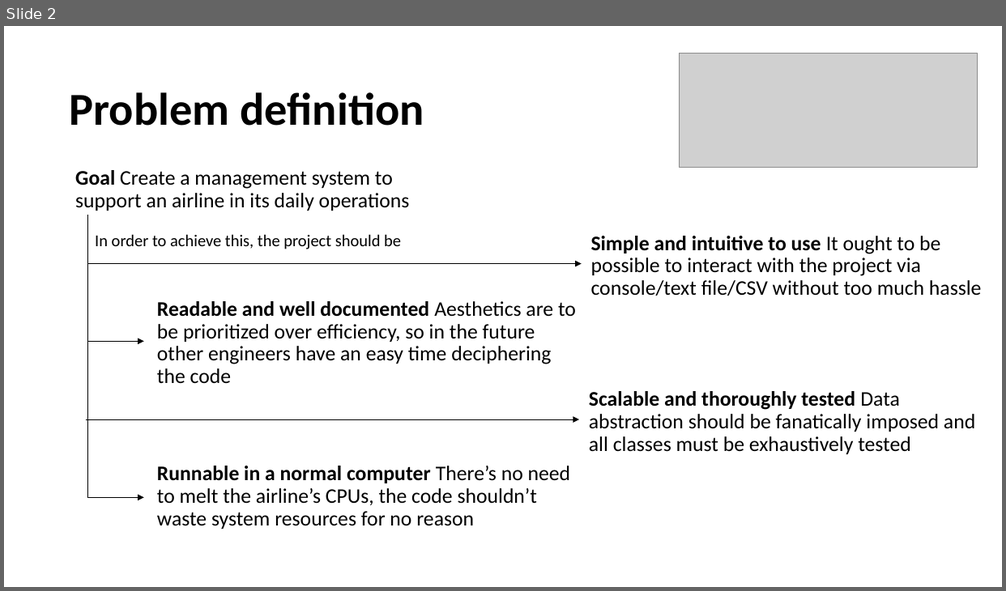
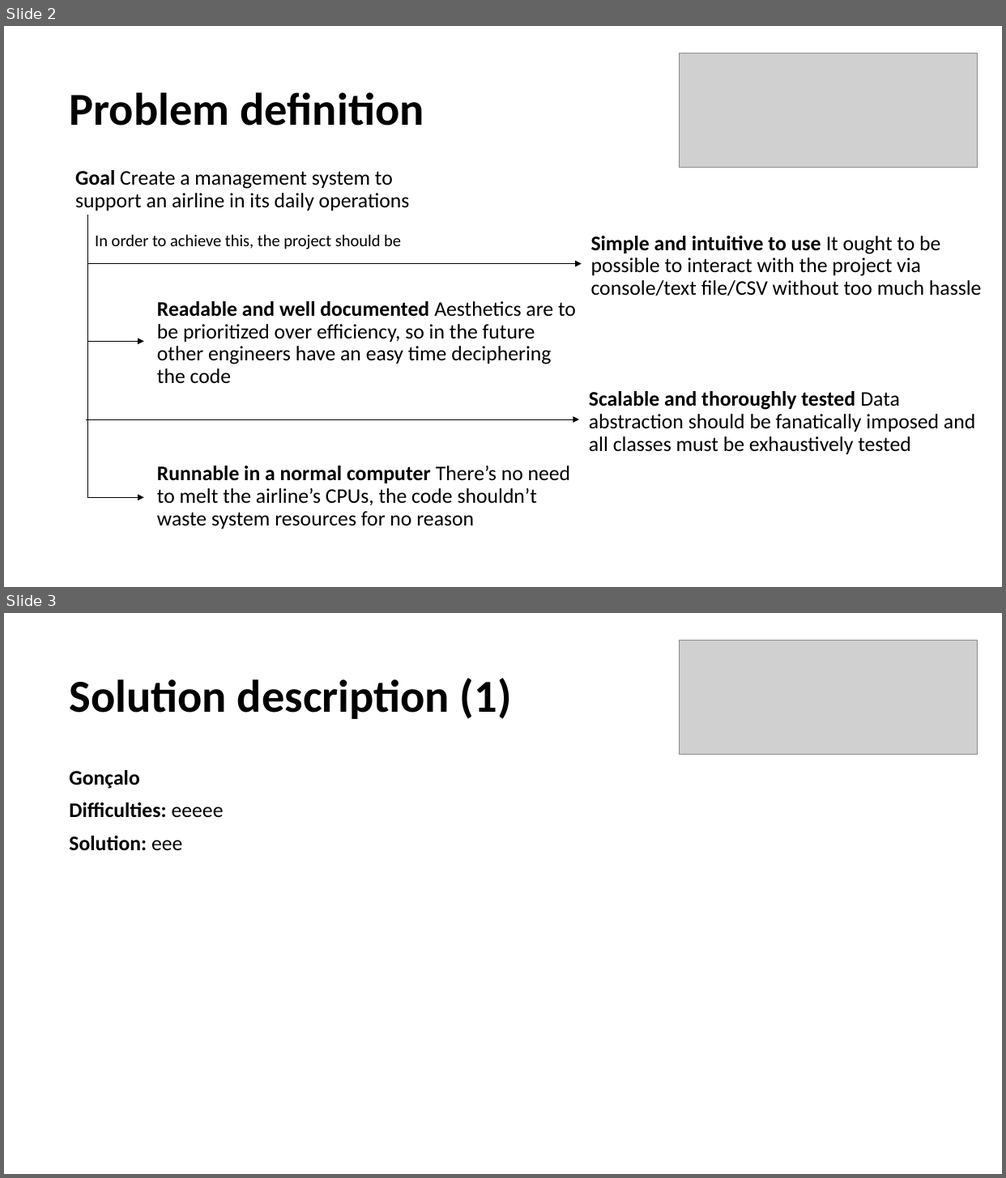
Before and after one commit to gpe0/AED-1, a slide deck: Airline Information Management.pptx. Shown one above the other, each under a label of ours: slide 2 before the commit, slides 2 and 3 after it. The pictures are 1006x591 and 1006x1178 pixels, drawn with LibreOffice and Linux fonts; fonts in the diff are those of the drawing; grey boxes stand for pictures. Boxes give left, top, right and bottom in pixels: in the first picture for what was removed or moved away, otherwise in the second. Text is boxed around its words. In the diff, an @@ line names an element or a change of style, - is before the commit and + after.

```diff
--- a/Airline Information Management.pptx
+++ b/Airline Information Management.pptx
@@ slide 3 added at box(4, 613, 1002, 1174), background #FFFFFF @@
@@ picture added at box(680, 640, 978, 755) @@
@@ text added at box(69, 678, 512, 719), 44 pt, text #000000, bold @@
+Solution description (1)
@@ text added at box(69, 770, 224, 851), 20 pt, text #000000, bold @@
+Gonçalo
+Difficulties: eeeee
+Solution: eee
```
Also in this commit, not shown: 5 other slides added, 1 slide removed, 3 other files.
